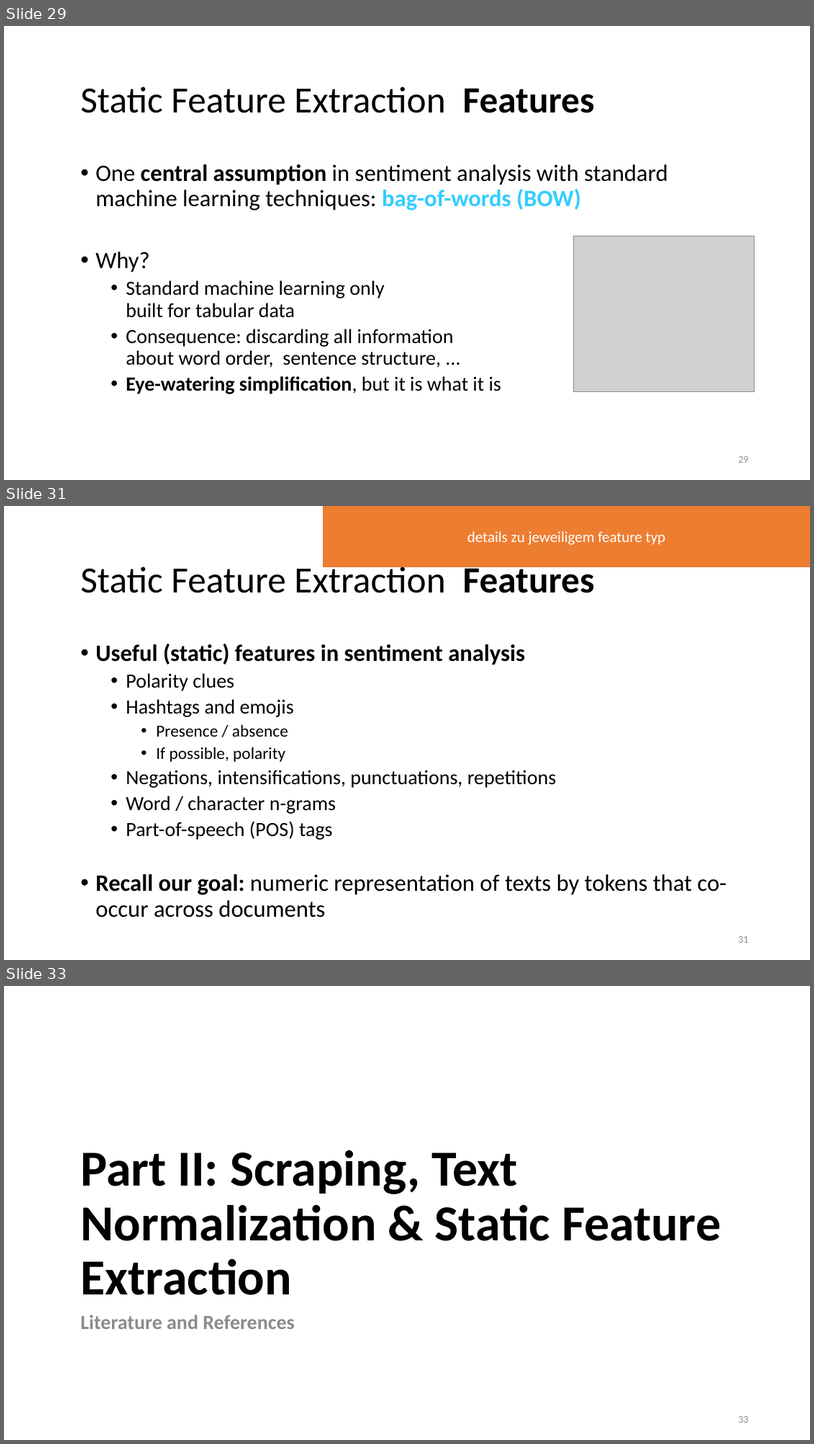
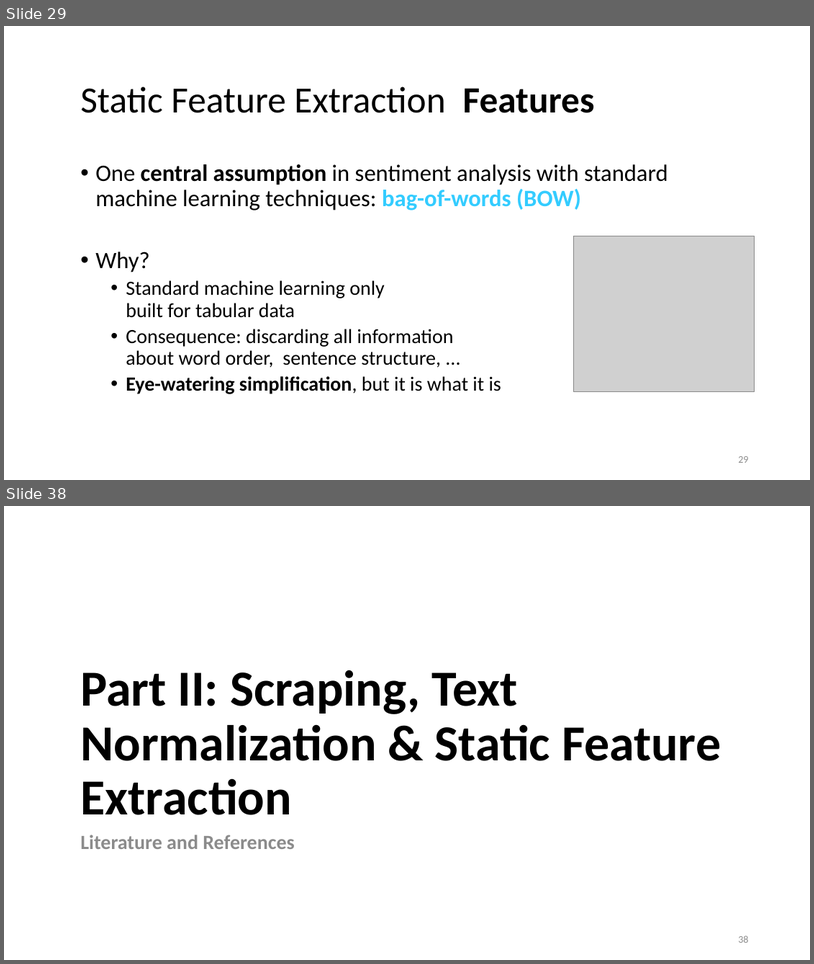
Before and after one commit to lisa-wm/consulting, a slide deck: 5_seminar/Contents_Part_02/slides/Präsentation_Teil2_Lisa.pptx. Shown one above the other, each under a label of ours: slides 29, 31 and 33 before the commit, slides 29 and 38 after it; the slides between them are not shown. The pictures are 814x1444 and 814x964 pixels, drawn with LibreOffice and Linux fonts; fonts in the diff are those of the drawing; grey boxes stand for pictures. Boxes give left, top, right and bottom in pixels: in the first picture for what was removed or moved away, otherwise in the second. Text is boxed around its words. In the diff, an @@ line names an element or a change of style, - is before the commit and + after.

Commit message:
added slides for static features

```diff
--- a/5_seminar/Contents_Part_02/slides/Präsentation_Teil2_Lisa.pptx
+++ b/5_seminar/Contents_Part_02/slides/Präsentation_Teil2_Lisa.pptx
@@ slide 31 removed at (4, 506, 810, 960), background #FFFFFF @@
@@ rectangle removed at (324, 506, 810, 566) @@
-details zu jeweiligem feature typ
@@ title removed at (80, 561, 595, 593) @@
-Static Feature Extraction Features
@@ text removed at (95, 644, 727, 917) @@
-• Useful (static) features in sentiment analysis
-  • Polarity clues
-  • Hashtags and emojis
-    • Presence / absence
-    • If possible, polarity
-  • Negations, intensifications, punctuations, repetitions
-  • Word / character n-grams
-  • Part-of-speech (POS) tags
-• Recall our goal: numeric representation of texts by tokens that co-occur across documents
@@ page number removed at (738, 936, 748, 942) @@
-31
@@ what was slide 33 is now slide 38 @@
@@ page number at (738, 935, 748, 942): text changed @@
-33
+38
```
Also in this commit, not shown: 3 slides changed, 6 slides added.
